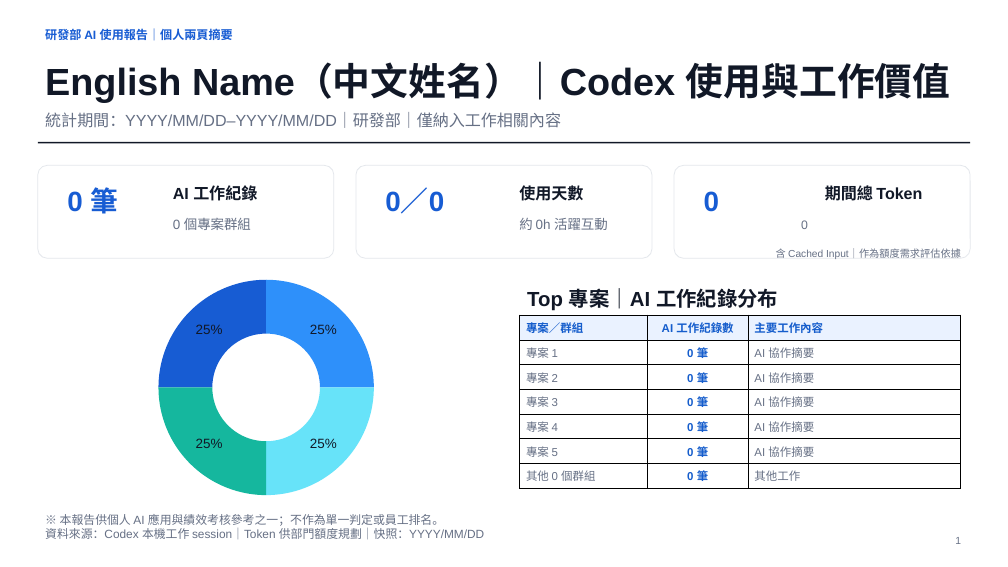
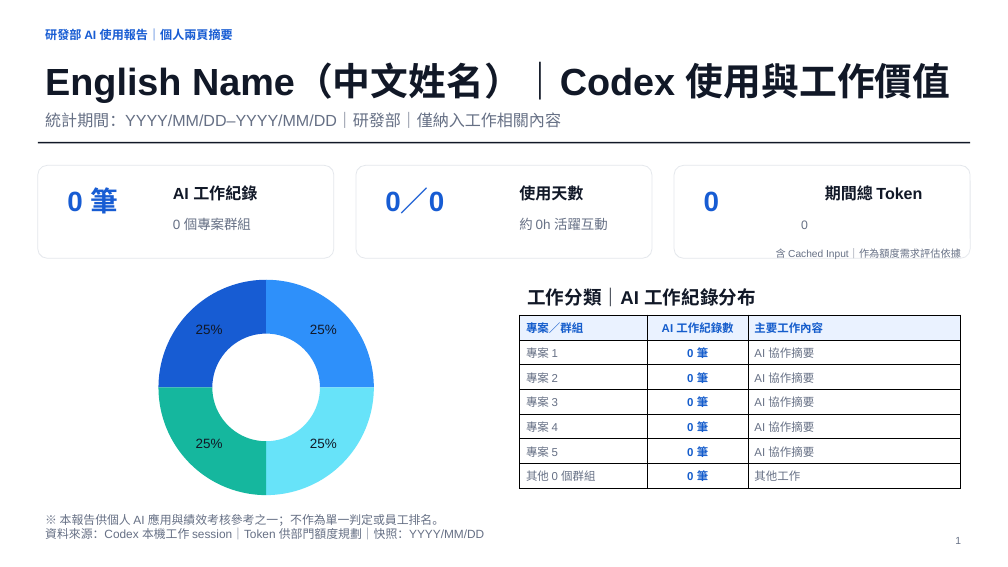
Before and after one commit to tchen1127/codex-ai-usage-report, a slide deck: slide 1 of .agents/skills/codex-ai-usage-report/assets/rd-codex-ai-usage-report-template.pptx. Drawn at 1008x567 pixels with LibreOffice and Linux fonts; fonts in the diff are those of the drawing. Boxes give left, top, right and bottom in pixels: in the first picture for what was removed or moved away, otherwise in the second. Text is boxed around its words. In the diff, an @@ line names an element or a change of style, - is before the commit and + after.

```diff
--- a/.agents/skills/codex-ai-usage-report/assets/rd-codex-ai-usage-report-template.pptx
+++ b/.agents/skills/codex-ai-usage-report/assets/rd-codex-ai-usage-report-template.pptx
@@ text at (527, 287, 756, 307): text changed; size 19.4 to 17.8 pt @@
-Top 專案｜AI 工作紀錄分布
+工作分類｜AI 工作紀錄分布
```
Also in this commit, not shown: 1 other slide changed, 15 other files.
